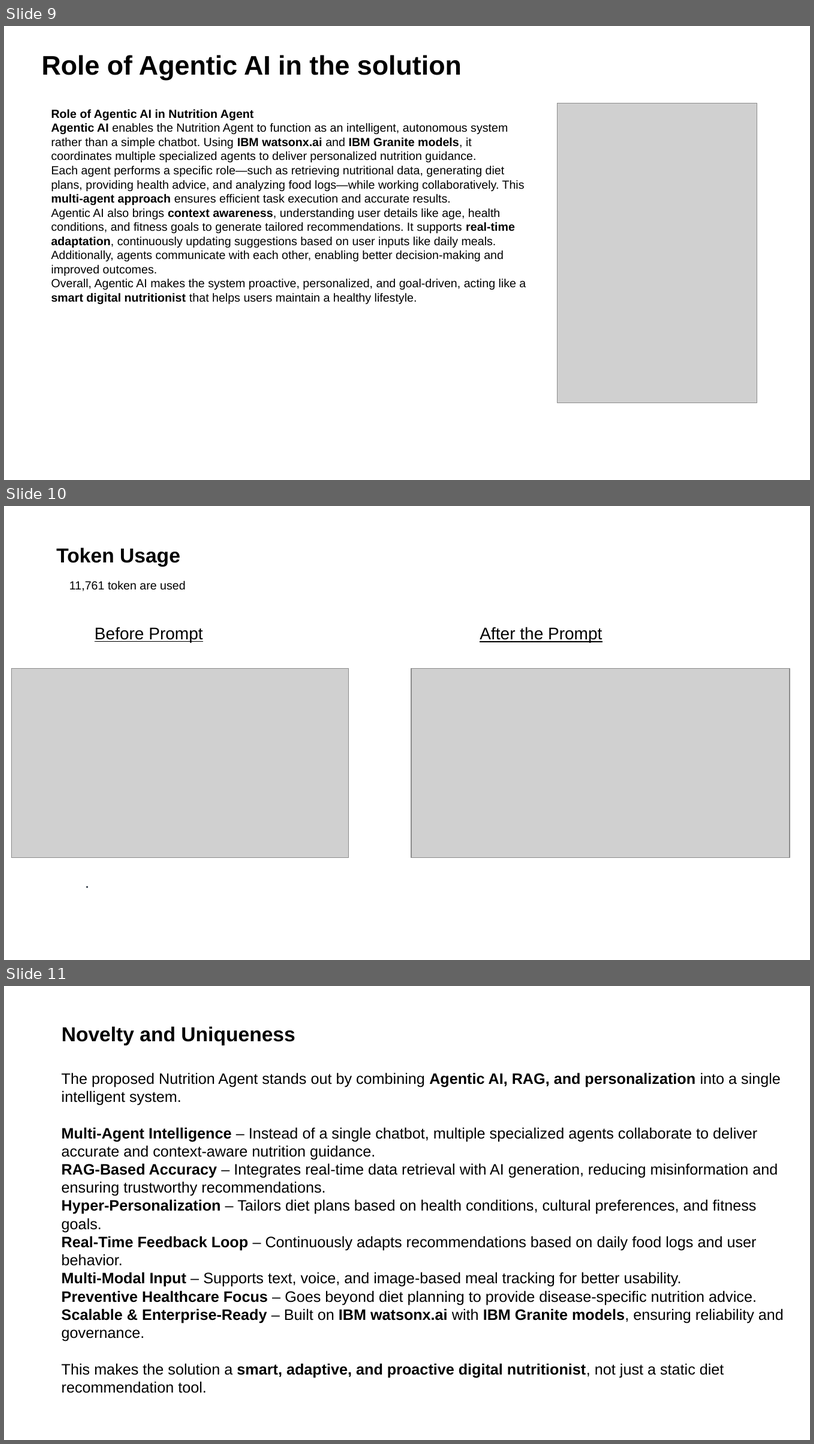
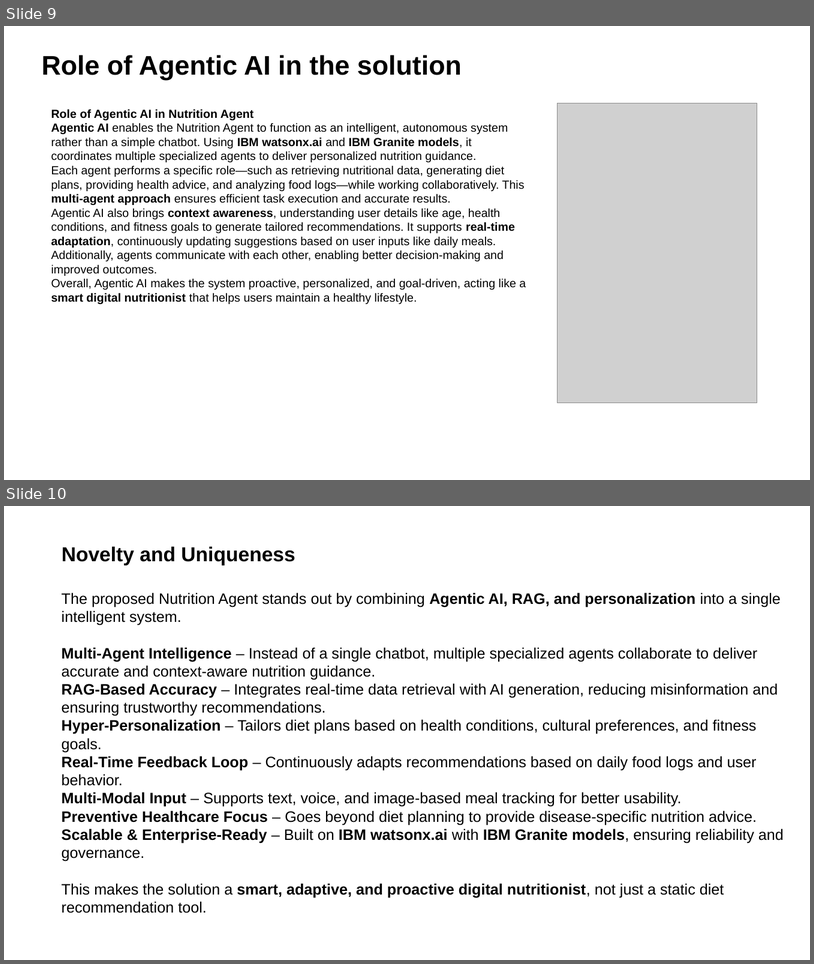
Before and after one commit to ChShivaji/smartbite-nutrition-agent, a slide deck: project_presentation.pptx. Shown one above the other, each under a label of ours: slides 9, 10 and 11 before the commit, slides 9 and 10 after it. The pictures are 814x1444 and 814x964 pixels, drawn with LibreOffice and Linux fonts; fonts in the diff are those of the drawing; grey boxes stand for pictures. Boxes give left, top, right and bottom in pixels: in the first picture for what was removed or moved away, otherwise in the second. Text is boxed around its words. In the diff, an @@ line names an element or a change of style, - is before the commit and + after.

```diff
--- a/project_presentation.pptx
+++ b/project_presentation.pptx
@@ slide 10 removed at [4,506,810,960], background #FFFFFF @@
@@ text removed at [56,547,180,567] @@
-Token Usage
@@ text removed at [69,580,186,591] @@
-11,761 token are used
@@ text removed at [95,627,203,642] @@
-Before Prompt
@@ text removed at [480,627,602,643] @@
-After the Prompt
@@ picture removed at [11,668,348,857] @@
@@ picture removed at [412,668,791,857] @@
@@ text removed at [84,728,579,779] @@
-·
@@ text removed at [84,797,579,848] @@
-·
@@ text removed at [84,865,579,891] @@
-·
@@ what was slide 11 is now slide 10 @@
```
Also in this commit, not shown: 6 slides changed, 1 slide added, 1 other slide removed.
